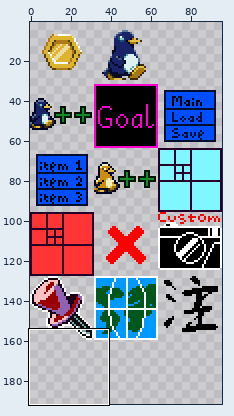
Two states of a sprite sheet, res/assets/pingus_actor_sheet.png. The picture above shows the old version from afar; the outline marks the close-up.
Close-up. Old version:
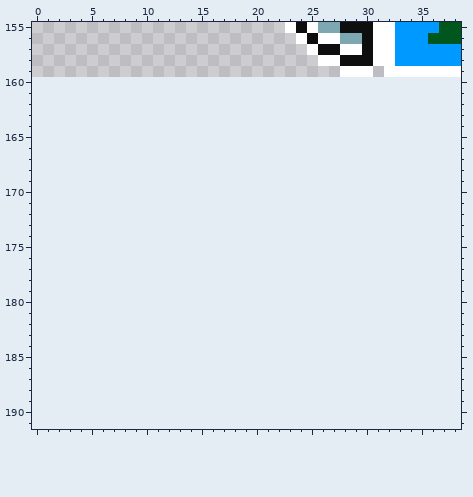
The file is 96x160 pixels. Colours within 5 levels of each other are drawn and written as one. Shown: x 0..38, y 155..191. The old version is drawn lined up with the new one, on the new canvas. The wide view leaves out empty margins.
After the commit:
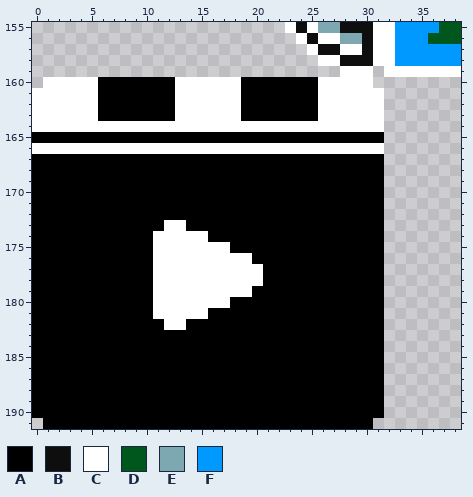
Palette (. is transparent): A #000000  B #0e0e0e  C #ffffff  D #00571d  E #7da7b1  F #0099ff
Change:
canvas 96x160 -> 96x192
The author put colour A in rows 160 to 163 at x 6 to 12 and 19 to 25; in row 165 at x 0 to 31; in rows 167 to 172 at x 0 to 31; in row 173 at x 0 to 11 and 14 to 31; in row 174 at x 0 to 10 and 16 to 31; in row 175 at x 0 to 10 and 18 to 31.
The author put colour A in row 176 at x 0 to 10 and 20 to 31; in rows 177 to 178 at x 0 to 10 and 21 to 31; in row 179 at x 0 to 10 and 20 to 31; in row 180 at x 0 to 10 and 18 to 31; in row 181 at x 0 to 10 and 16 to 31; in row 182 at x 0 to 11 and 14 to 31.
The author put colour A in rows 183 to 190 at x 0 to 31; in row 191 at x 1 to 30.
The author put colour C in row 160 at x 1 to 5, 13 to 18 and 26 to 30; in rows 161 to 163 at x 0 to 5, 13 to 18 and 26 to 31; in row 164 at x 0 to 31; in row 166 at x 0 to 31; in row 173 at x 12 to 13; in row 174 at x 11 to 15.
The author put colour C in row 175 at x 11 to 17; in row 176 at x 11 to 19; in rows 177 to 178 at x 11 to 20; in row 179 at x 11 to 19; in row 180 at x 11 to 17; in row 181 at x 11 to 15.
The author put colour C in row 182 at x 12 to 13.
